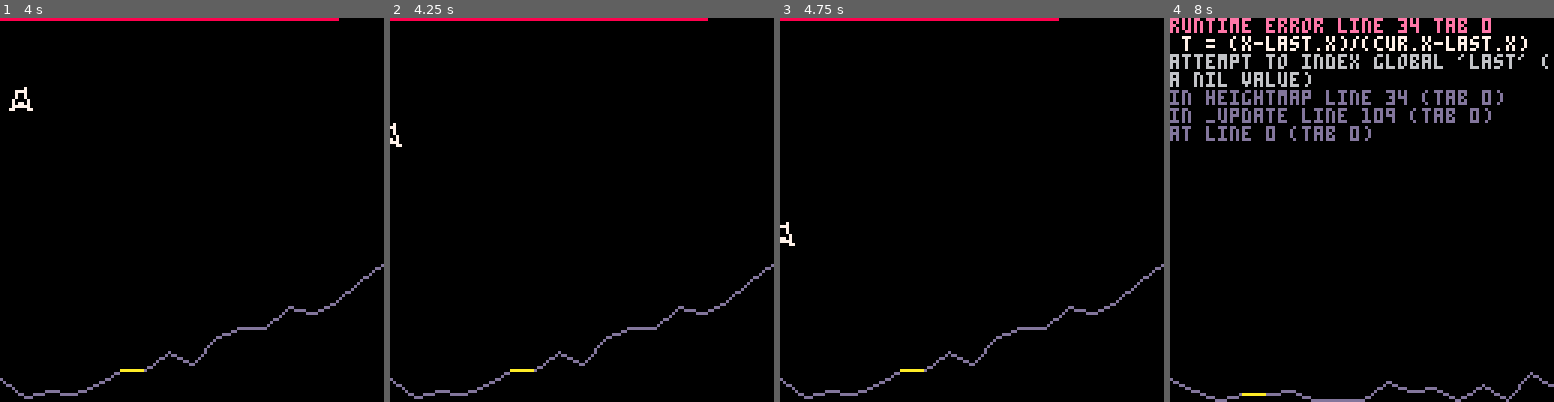
Above: before the commit, frames 1-4 (left to right).
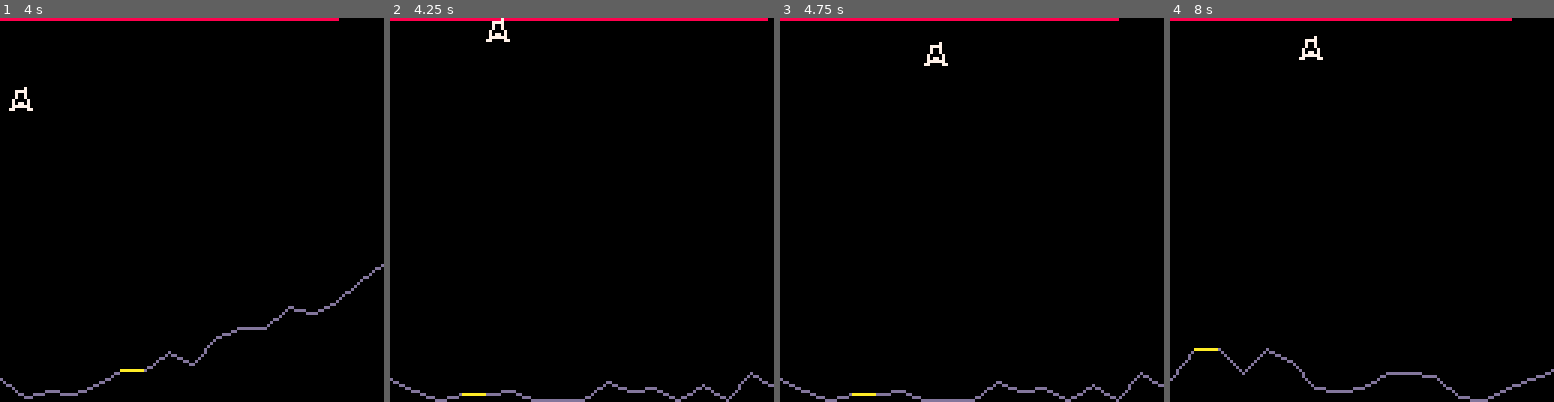
Above: after the commit, the same moments.

Repository: dakerfp/lander.p8
Game: PICO-8 cartridge lander.p8
Same seed, same stepped clock (60 frames per second), same inputs: the game is played once before the commit and once after it.
Inputs:
- Up to frame 1 (4 s): tap X (X key) at 0.33, 1.07, 1.85, 2.97 s; hold Right 1.6-2.1 s; hold Up 2.15-2.42 s; hold Right 2.47-3.03 s; hold Left 3.08-3.58 s
- Up to frame 2 (4.25 s): hold Right from 4.02 s (still down); tap X (X key) at 4.08 s
- Up to frame 3 (4.75 s): release Right at 4.68 s; hold Up from 4.73 s (still down)
- Up to frame 4 (8 s): release Up at 5.03 s; hold Left 5.08-5.68 s; tap X (X key) at 5.2, 6.32, 7.43 s; hold Right 6.08-6.58 s; hold Right 6.63-7.13 s; hold Up 7.18-7.45 s; hold Right from 7.5 s (still down)

Frame 1 is identical in both runs. In frame 2, 1.9% of the frame differs, in the area x 0-100%, y 0-100%; in frame 3, 1.9%; in frame 4, 9.6%.
Error before the commit: runtime error line 34 tab 0; t = (x-last.x)/(cur.x-last.x); attempt to index global 'last' (a nil value)

Commit message:
add lateral bounds check

Diff:
--- a/lander.p8
+++ b/lander.p8
@@ -108,6 +108,11 @@
 	ship.x += ship.vx
 	ship.y += ship.vy
 	-- collision check
+	if ship.x < 0
+		or ship.x + 8 > 128 then
+		ship.state="crashed"
+		return
+	end
 	lx=ship.x+4
 	if ship.y + 8 > heightmap(planet.hmap,lx) then -- 8 is sprite width
 		if ship.vy < planet.crashvel
